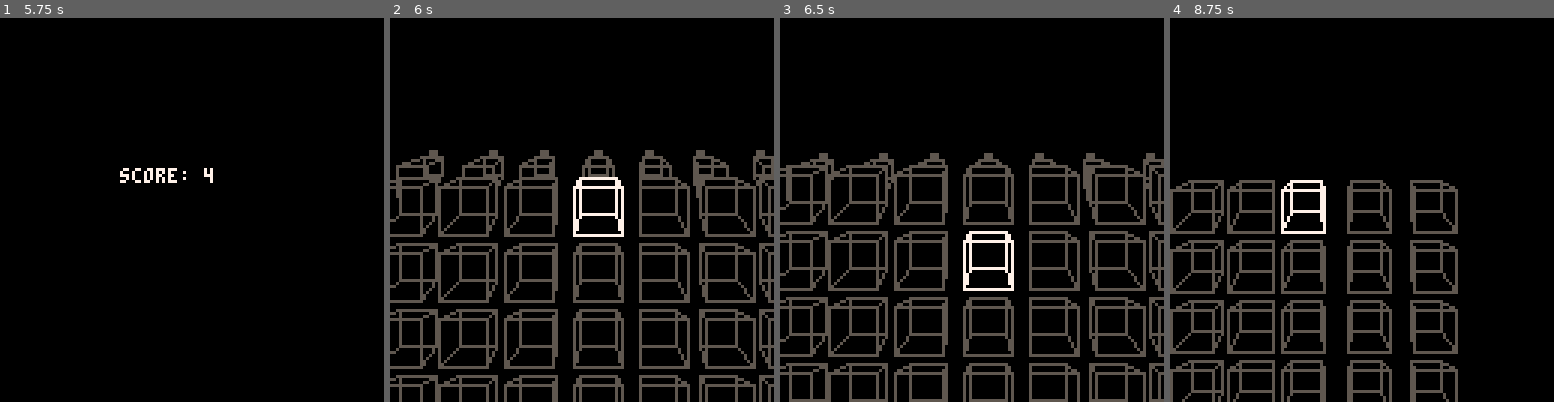
Above: before the commit, frames 1-4 (left to right).
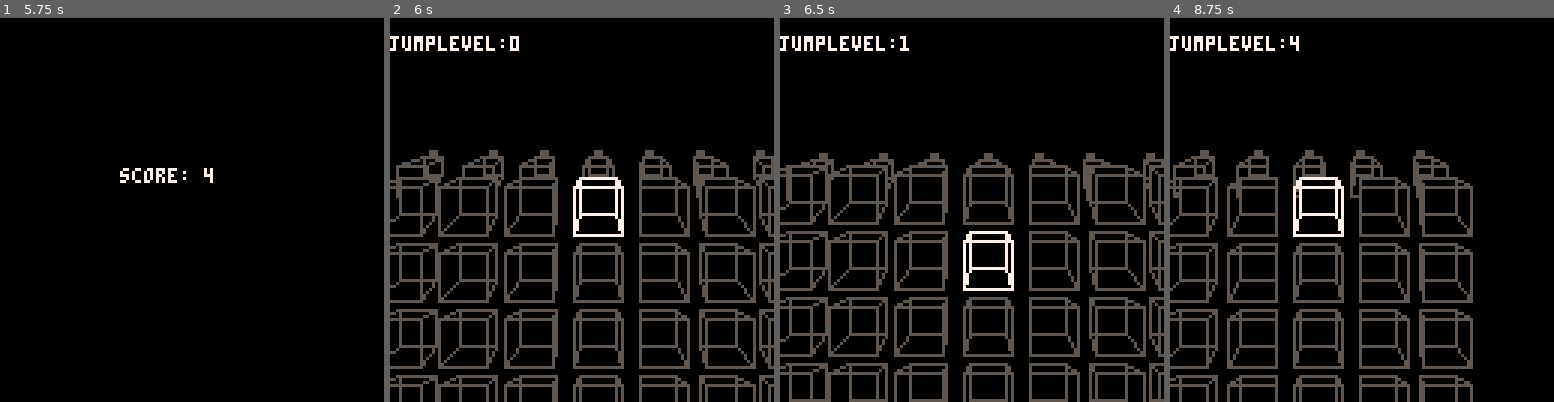
Above: after the commit, the same moments.

Repository: abemassry/dimensional-jump
Game: PICO-8 cartridge dimensional-jump.p8
The game is run twice, just before and just after one commit, with the same random seed, the same clock (stepped at 60 frames per second) and the same inputs.
Inputs:
- Up to frame 1 (5.75 s): tap X (X key) at 0.33, 1.07, 1.85, 2.97, 4.08, 5.2 s; tap O (Z key) at 0.7, 1.7, 2.1, 2.5, 2.9, 3.3, 3.7, 4.1, 4.5, 4.9, 5.3, 5.7 s; hold Right 1.6-2.1 s; hold Up 2.15-2.42 s; hold Right 2.47-3.03 s; hold Left 3.08-3.58 s; hold Down 3.63-3.97 s; hold Right 4.02-4.68 s; hold Up 4.73-5.03 s; hold Left 5.08-5.68 s; hold Down from 5.73 s (still down)
- Up to frame 2 (6 s): keep holding Down
- Up to frame 3 (6.5 s): release Down at 6.03 s; hold Right from 6.08 s (still down); tap O (Z key) at 6.1 s; tap X (X key) at 6.32 s
- Up to frame 4 (8.75 s): tap O (Z key) every 0.4 s from 6.5 to 8.5 s; release Right at 6.58 s; hold Right 6.63-7.13 s; hold Up 7.18-7.45 s; tap X (X key) at 7.43, 8.55 s; hold Right 7.5-8.07 s; hold Left 8.12-8.62 s; hold Down from 8.67 s (still down)

Frame 1 is identical in both runs. In frame 2, 0.6% of the frame differs, in the area x 0-34%, y 4-9%; in frame 3, 0.6%; in frame 4, 21%, in the area x 0-79%, y 4-100%.

Commit message:
added jump levels

Diff:
--- a/dimensional-jump.p8
+++ b/dimensional-jump.p8
@@ -528,6 +528,9 @@
 		uppress = false,
 		downpress = false,
 		jumppress = false,
+		jumplevel = 0,
+		jumptimer = 0,
+		jumptimerset = false,
 
 		update=function(self)
 			-- current = 0
@@ -550,16 +553,20 @@
 			if(btn(3)) then
 				self.downpress = true
 			end
-			if(btn(4)) then
+			if(btn(4) and self.jumptimer == 0) then
 				if (self.jumppress == false) self.prevcurrent = self.current
 				self.jumppress = true
-			end
-			if(btn(5)) then
+				self.jumptimerset = true
+				self.jumplevel += 1
+			end
+			if(btn(5) and self.jumptimer == 0) then
 				if (self.jumppress == false) self.prevcurrent = self.current
 				self.jumppress = true
-			end
-
-			if ((not btn(0)) and (not btn(1)) and (not btn(2)) and (not btn(3))) then
+				self.jumptimerset = true
+				self.jumplevel += 1
+			end
+
+			if ((not btn(0)) and (not btn(1)) and (not btn(2)) and (not btn(3)) and (not btn(4)) and (not btn(5)))then
 				if (self.leftpress == true) then
 					self.xnudge+=1
 					self.current-=1
@@ -580,7 +587,10 @@
 					self.lvl += 1
 					self.downpress = false
 				end
-
+				if (self.jumptimerset == true) then
+					self.jumptimerset = false
+					self.jumptimer = 0
+				end
 			end
 
 			if self.xcpos > 60 then
@@ -618,12 +628,18 @@
 				self.startanim = 0
 				self.blocksize = 8
 			end
+			if (self.jumptimerset == true) self.jumptimer += 1
+			if (self.jumptimer > 120) then
+				self.jumptimer = 0
+				self.jumptimerset = false
+			end
 
 
 		end,
 
 		draw=function(self)
 			cls()
+			print('jumplevel:'..self.jumplevel, 0, 6, 7)
 			for i=0,0 do
 				if (self.jumpanim == 0) then
 					ydiff = -17 + (i * 20) - (self.lvl*4)
